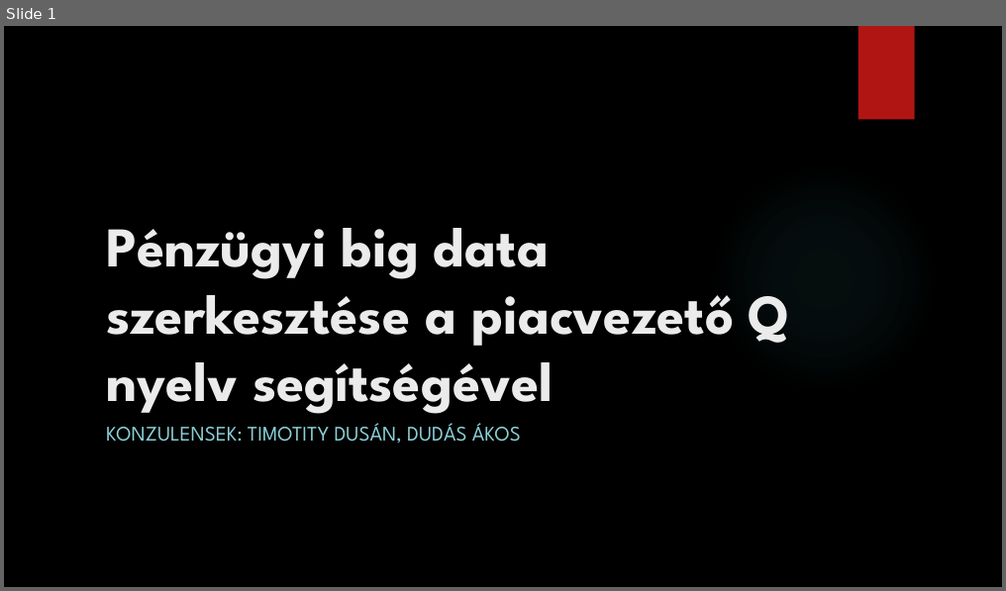
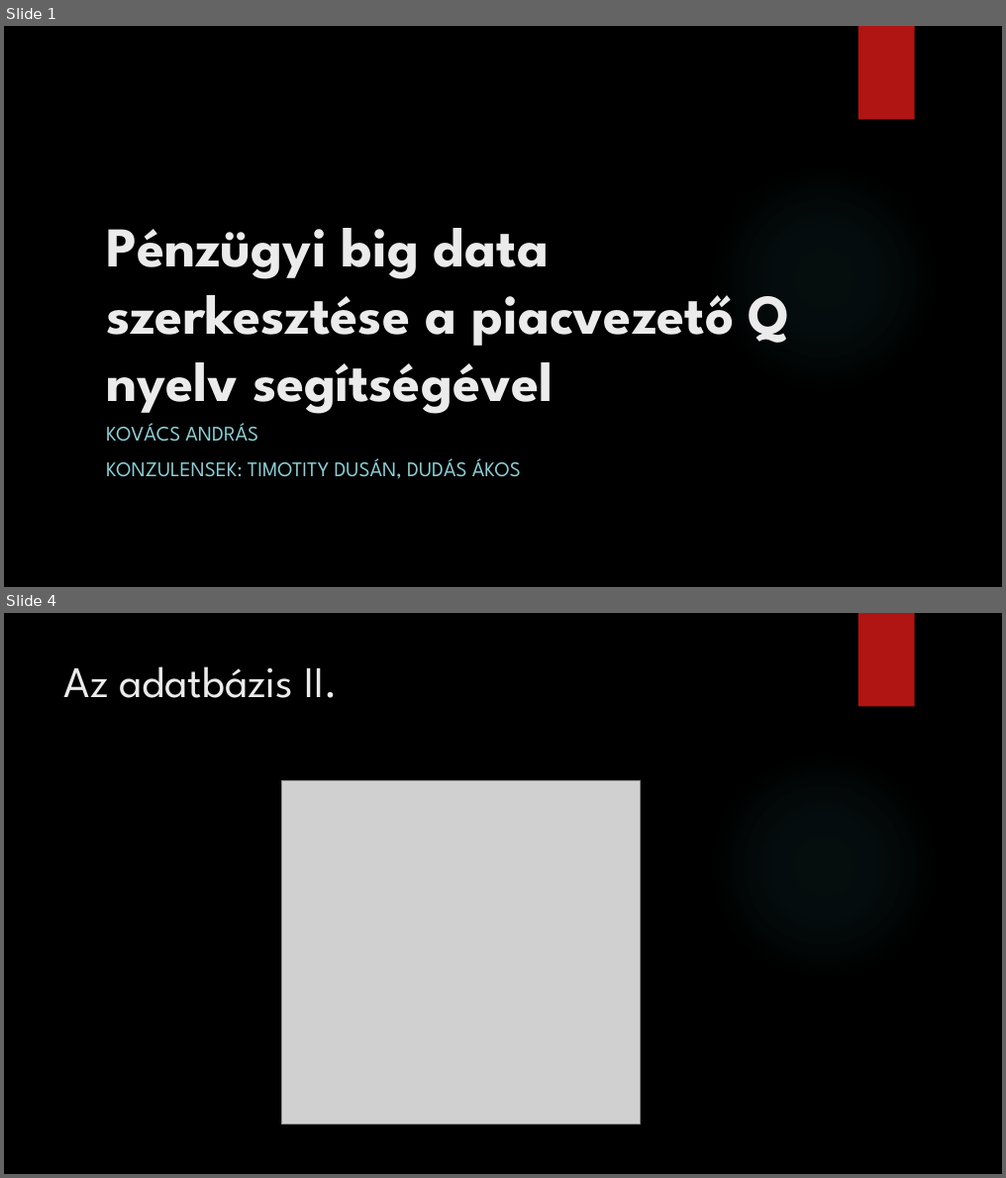
Before and after one commit to kovand11/Msc-Onlab2, a slide deck: Presentation/Pénzügyi big data szerkesztése.pptx. Shown one above the other, each under a label of ours: slide 1 before the commit, slides 1 and 4 after it; the slides between them are not shown. The pictures are 1006x591 and 1006x1178 pixels, drawn with LibreOffice and Linux fonts; fonts in the diff are those of the drawing; grey boxes stand for pictures; background and template pictures are left out. Boxes give left, top, right and bottom in pixels: in the first picture for what was removed or moved away, otherwise in the second. Text is boxed around its words. In the diff, an @@ line names an element or a change of style, - is before the commit and + after.

```diff
--- a/Presentation/Pénzügyi big data szerkesztése.pptx
+++ b/Presentation/Pénzügyi big data szerkesztése.pptx
@@ slide 4 added at [4, 613, 1002, 1174], background picture (left out); not listed: 2 template elements that a slide beside it also shows @@
@@ title added at [64, 666, 338, 698], 42 pt, text #EBEBEB @@
+Az adatbázis II.
@@ picture added at [282, 780, 641, 1124] @@
@@ slide 1 changed as well @@
@@ subtitle at [106, 423, 258, 442]: paragraph added @@
+KOVÁCS ANDRÁS
```
Also in this commit, not shown: 9 other slides added, 1 slide removed, 10 other files.
